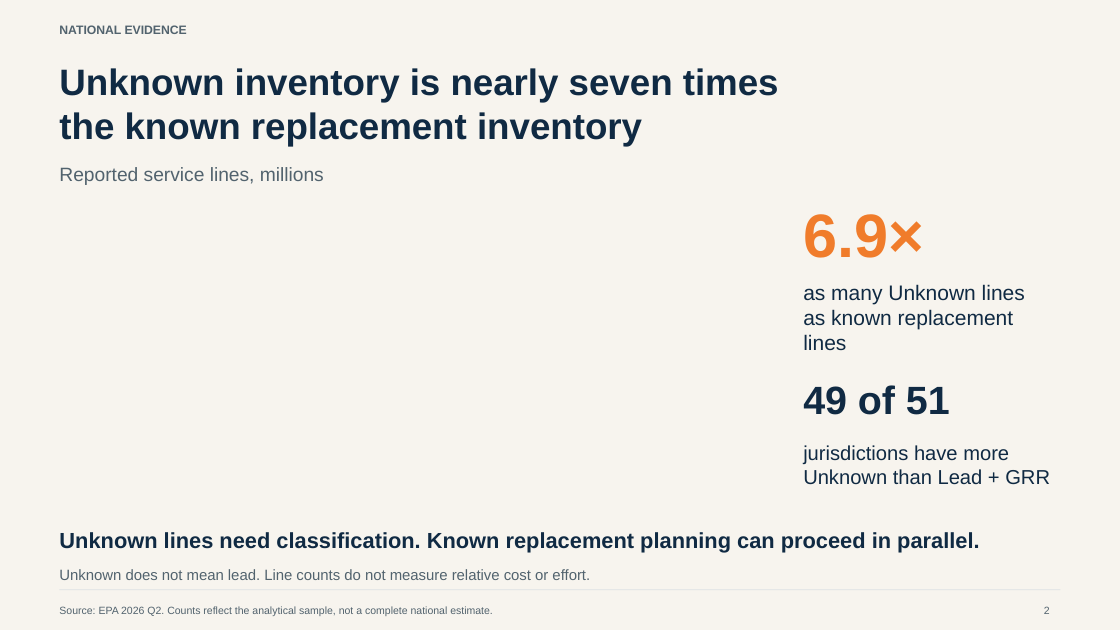
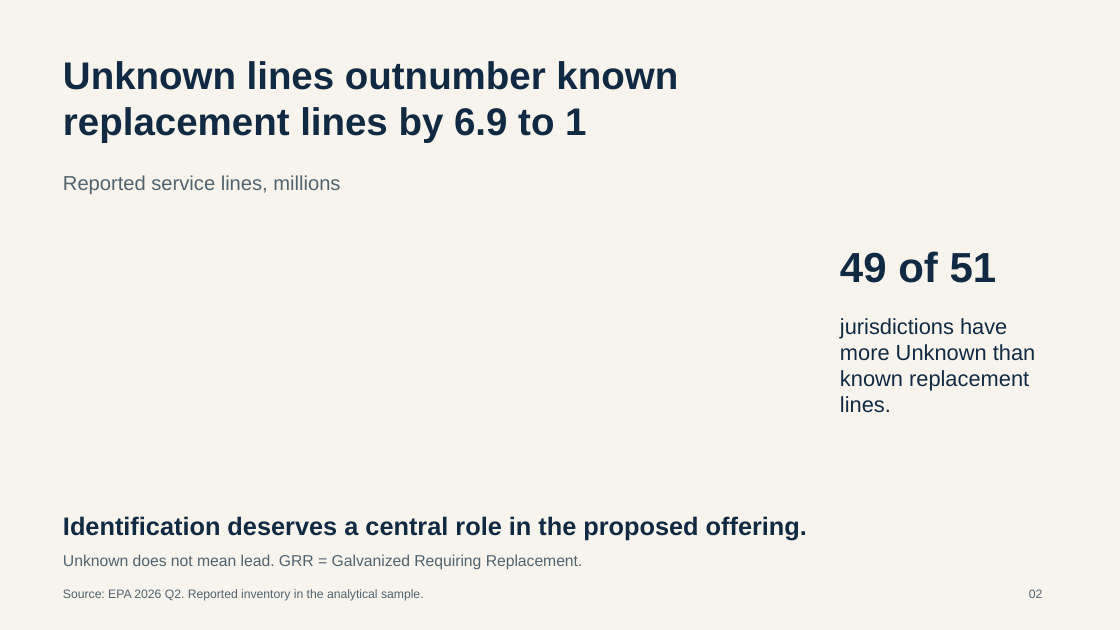
Before and after one commit to drat-git/xylem-lead-service-line-analysis, a slide deck: slide 2 of REMASTER/deliverables/Xylem_Market_Recommendation.pptx. Drawn at 1120x630 pixels with LibreOffice and Linux fonts; fonts in the diff are those of the drawing. Boxes give left, top, right and bottom in pixels: in the first picture for what was removed or moved away, otherwise in the second. Text is boxed around its words. In the diff, an @@ line names an element or a change of style, - is before the commit and + after.

Commit message:
Rebuild presentation story and layout

```diff
--- a/REMASTER/deliverables/Xylem_Market_Recommendation.pptx
+++ b/REMASTER/deliverables/Xylem_Market_Recommendation.pptx
@@ text removed at <box>59,25,187,34</box> @@
-NATIONAL EVIDENCE
@@ text at <box>63,61,678,143</box>: text changed; size 31.5 to 33 pt @@
-Unknown inventory is nearly seven times
-the known replacement inventory
+Unknown lines outnumber known
+replacement lines by 6.9 to 1
@@ text "Reported service lines, millions": place and size @@
-text "Reported service lines, millions" at <box>59,167,324,185</box>
+text "Reported service lines, millions" at <box>63,175,340,194</box>
@@ text "Reported service lines, millions" at <box>63,175,340,194</box>: size 16.5 to 17.2 pt @@
@@ text removed at <box>803,214,924,258</box> @@
-6.9×
@@ text "49 of 51": place and size @@
-text "49 of 51" at <box>803,385,950,415</box>
+text "49 of 51" at <box>840,251,997,283</box>
@@ text "49 of 51" at <box>840,251,997,283</box>: size 33.8 to 36 pt @@
@@ text removed at <box>803,284,1025,350</box> @@
-as many Unknown lines
-as known replacement lines
@@ text at <box>840,318,1035,413</box>: text changed; size 17.2 to 18.8 pt @@
-jurisdictions have more
-Unknown than Lead + GRR
+jurisdictions have
+more Unknown than
+known replacement
+lines.
@@ text removed at <box>59,532,979,553</box> @@
-Unknown lines need classification. Known replacement planning can proceed in parallel.
@@ text added at <box>63,516,807,541</box>, 21.8 pt, text #102A43, bold @@
+Identification deserves a central role in the proposed offering.
@@ text at <box>63,554,583,570</box>: text changed; size 12.8 to 13.5 pt @@
-Unknown does not mean lead. Line counts do not measure relative cost or effort.
+Unknown does not mean lead. GRR = Galvanized Requiring Replacement.
@@ line removed from (60, 590) to (1060, 590) @@
@@ text at <box>63,589,424,601</box>: text changed; size 9 to 10.5 pt @@
-Source: EPA 2026 Q2. Counts reflect the analytical sample, not a complete national estimate.
+Source: EPA 2026 Q2. Reported inventory in the analytical sample.
@@ text added at <box>1029,589,1043,598</box>, 10.5 pt, text #52636E @@
+02
@@ text removed at <box>1044,606,1050,614</box> @@
-2
```
Also in this commit, not shown: 1 other slide changed, 3 slides added, 3 slides removed, 5 other files.
